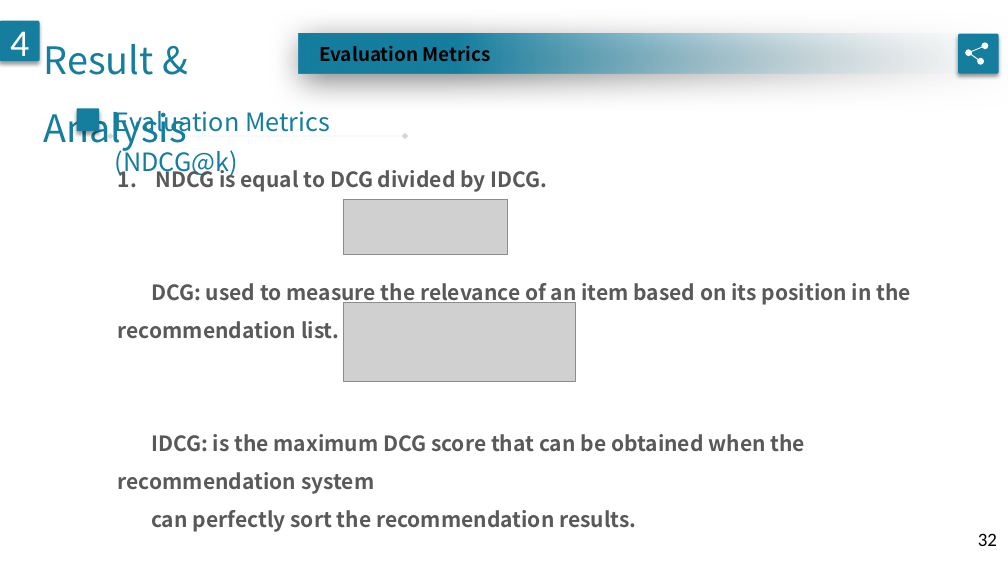
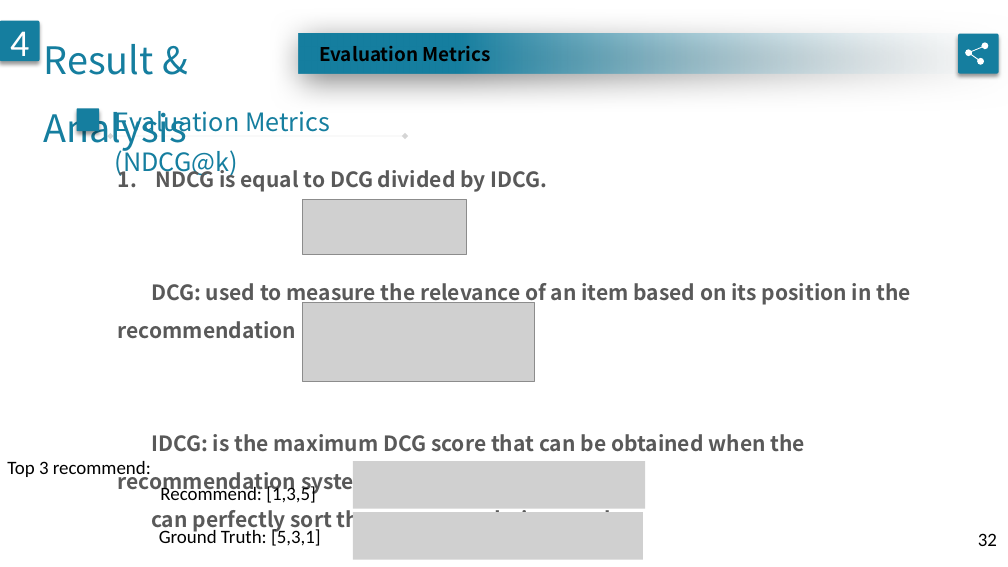
Before and after one commit to geminiwoo/oral-exam, a slide deck: slide 32 of 口試.pptx. Drawn at 1008x567 pixels with LibreOffice and Linux fonts; fonts in the diff are those of the drawing; grey boxes stand for pictures. Boxes give left, top, right and bottom in pixels: in the first picture for what was removed or moved away, otherwise in the second. Text is boxed around its words. In the diff, an @@ line names an element or a change of style, - is before the commit and + after.

```diff
--- a/口試.pptx
+++ b/口試.pptx
@@ picture: place and size @@
-picture at (343, 200, 508, 255)
+picture at (302, 200, 467, 255)
@@ picture: place and size @@
-picture at (343, 302, 575, 381)
+picture at (302, 302, 535, 381)
@@ text added at (7, 461, 151, 480), 18 pt, text #000000 @@
+Top 3 recommend:
@@ picture added at (353, 461, 645, 509) @@
@@ text added at (160, 484, 316, 503), 18 pt, text #000000 @@
+Recommend: [1,3,5]
@@ text added at (159, 527, 321, 546), 18 pt, text #000000 @@
+Ground Truth: [5,3,1]
@@ picture added at (353, 512, 643, 560) @@
```
Also in this commit, not shown: 1 other slide changed, 2 slides added.
